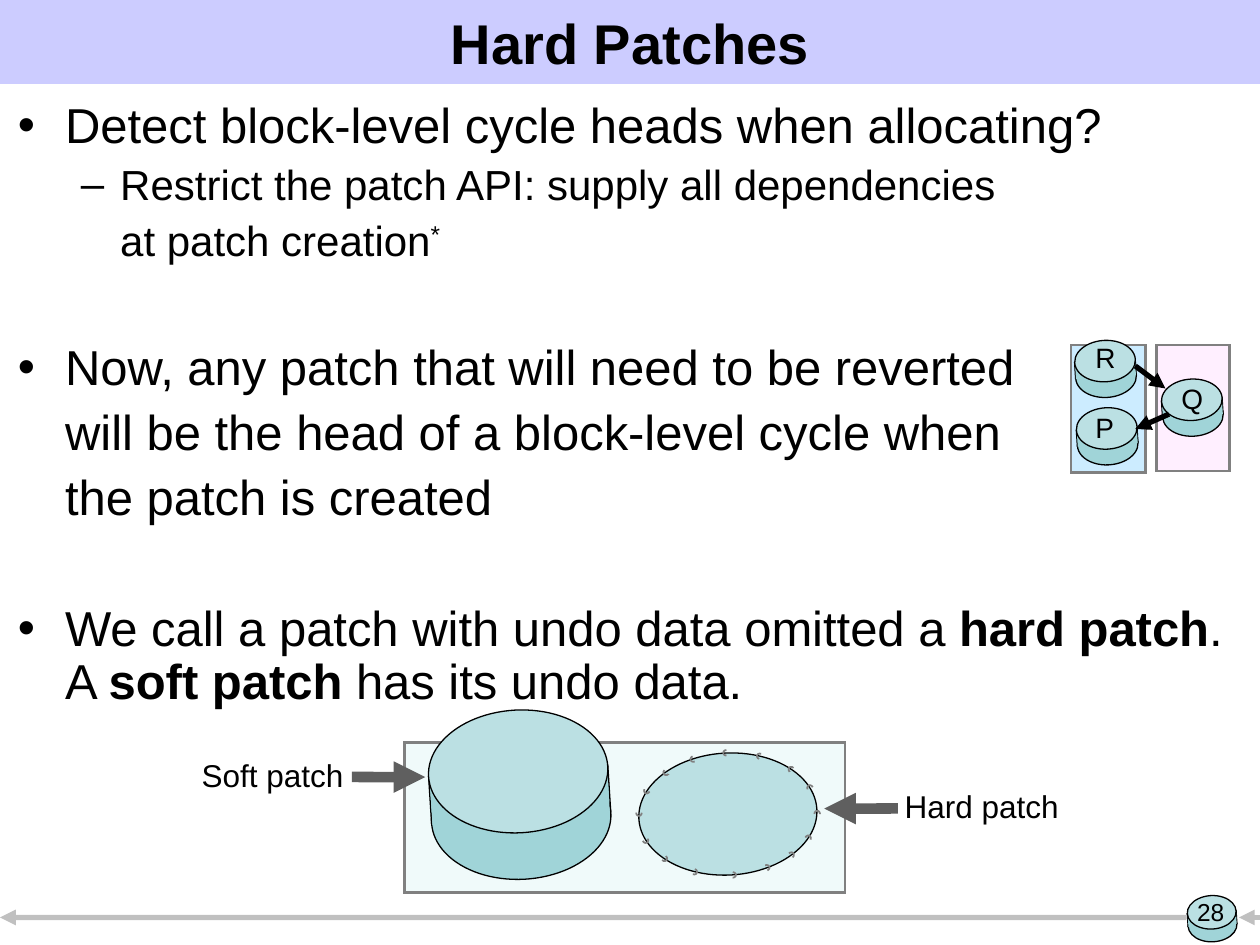
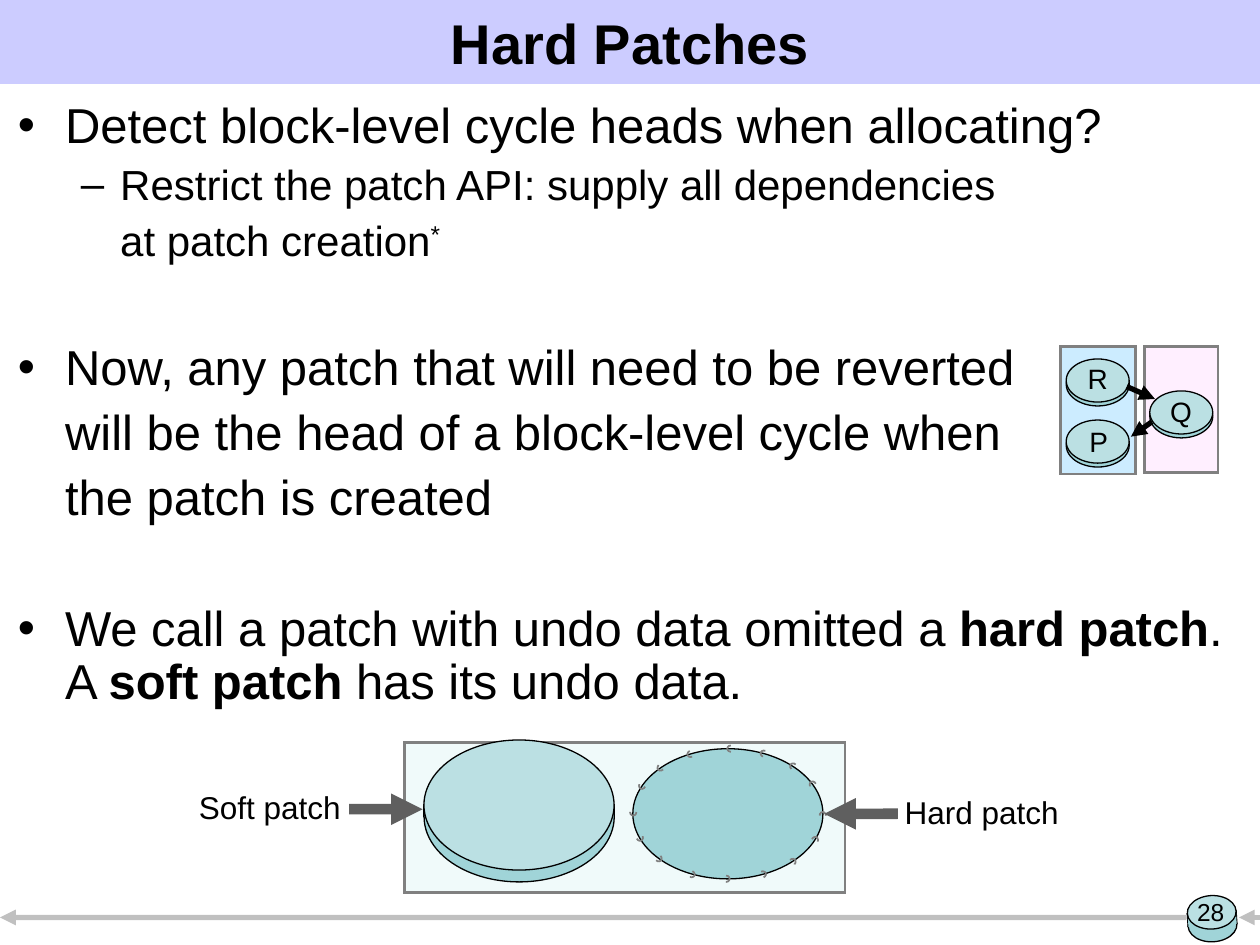
Before and after one commit to ucla-readable/fstitch-doc, a slide deck: slide 28 of sosp/pres.ppt. Drawn at 1260x945 pixels with LibreOffice and Linux fonts; fonts in the diff are those of the drawing. Boxes give left, top, right and bottom in pixels: in the first picture for what was removed or moved away, otherwise in the second. Text is boxed around its words. In the diff, an @@ line names an element or a change of style, - is before the commit and + after.

Commit message:
Use less disk like patch figures (not as tall) and that are aspect-correct. Updating every patch was not exciting.

```diff
--- a/sosp/pres.ppt
+++ b/sosp/pres.ppt
@@ rectangle: place and size @@
-rectangle at (1071,345,1145,472)
+rectangle at (1061,346,1135,474)
@@ text "R": place and size @@
-text "R" at (1095,348,1115,368)
+text "R" at (1088,369,1108,389)
@@ rectangle: place and size @@
-rectangle at (1157,345,1230,471)
+rectangle at (1144,346,1217,472)
@@ rotation 356 to 0 degrees in 16 elements at (425,752,615,882), (1066,423,1129,466), (1150,394,1213,437), (1066,363,1129,406), (1066,420,1129,462), (1150,391,1213,433), (1066,359,1129,402), (423,740,614,869), (1150,411,1212,416), (1066,440,1128,445), (425,800,612,818), (1066,379,1128,384), (1150,412,1213,416), (1066,441,1129,445), (423,805,614,816), (1066,381,1129,384) @@
@@ arrow moved from (1169, 415) - (1135, 428) to (1126, 387) - (1155, 399) @@
@@ text "Q": place and size @@
-text "Q" at (1181,389,1203,414)
+text "Q" at (1170,402,1192,427)
@@ text "P": place and size @@
-text "P" at (1095,418,1114,438)
+text "P" at (1089,432,1108,452)
@@ arrow moved from (1135, 365) - (1166, 388) to (1152, 422) - (1131, 437) @@
@@ ellipse at (633,748,823,878): fill #BBE0E3 to #A0D4D8; rotation 356 to 0 degrees @@
@@ freeform shape: place and size @@
-freeform shape at (723,750,730,755)
+freeform shape at (727,746,735,752)
@@ 3 freeform shapes: place and size @@
-3 freeform shapes at (643,755,697,794)
+3 freeform shapes at (638,750,696,790)
@@ freeform shape: place and size @@
-freeform shape at (788,766,796,774)
+freeform shape at (789,762,799,772)
@@ text "Soft patch": place and size @@
-text "Soft patch" at (202,764,343,793)
+text "Soft patch" at (199,796,341,825)
@@ arrow moved from (352, 777) - (426, 777) to (349, 809) - (422, 809) @@
@@ freeform shape: place and size @@
-freeform shape at (806,784,813,791)
+freeform shape at (808,781,817,790)
@@ 3 freeform shapes: place and size @@
-3 freeform shapes at (637,810,667,862)
+3 freeform shapes at (631,808,664,864)
@@ 3 freeform shapes: place and size @@
-3 freeform shapes at (757,752,820,842)
+3 freeform shapes at (760,750,826,844)
@@ freeform shape at (687,869,696,878): outline redrawn @@
@@ 1 text, 1 arrow, 1 freeform shape: place and size @@
-1 text, 1 arrow, 1 freeform shape at (787,795,1059,860)
+1 text, 1 arrow, 1 freeform shape at (788,801,1059,867)
@@ freeform shape: place and size @@
-freeform shape at (730,872,736,877)
+freeform shape at (722,876,730,882)
@@ freeform shape: place and size @@
-freeform shape at (763,865,771,872)
+freeform shape at (758,871,767,879)
```
Also in this commit, not shown: 17 other slides changed, 1 slide added, 2 slides removed.
